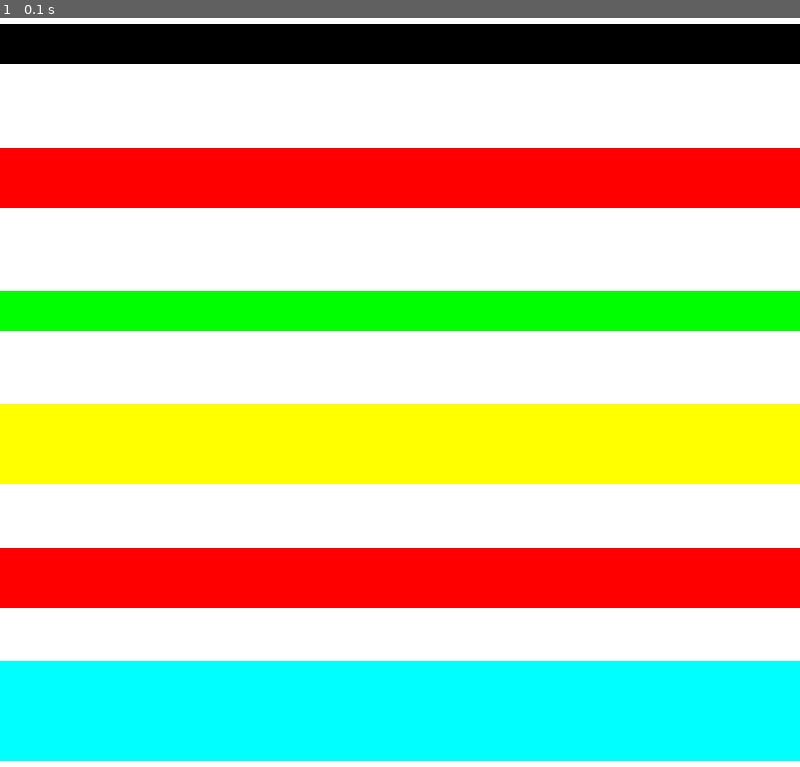
Above: before the commit, frame 1.
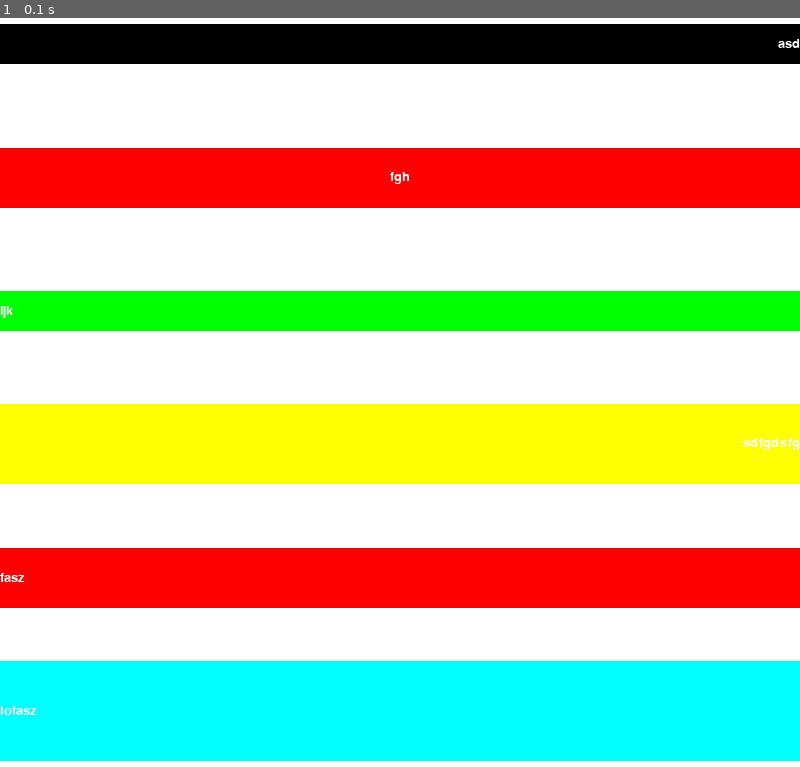
Above: after the commit, the same moment.

Repository: devFlashcap/PyGameGUI
Game: pygame game, started from main.py
Two runs of this game, one before a commit and one after it. Both use one fixed random seed, a clock stepped at 60 frames per second and the inputs below.
Inputs:
- Up to frame 1 (0.1 s): no input

The runs differ from the first frame. In frame 1, 0.2% of the frame differs, in the area x 0-100%, y 2-94%.

Commit message:
Added text to buttons and text alignment option

Diff:
--- a/button.py
+++ b/button.py
@@ -1,14 +1,40 @@
 import pygame
 from control import Control
+from textalign import TextAlign
 
 class Button(Control):
-    def __init__(self, rect, backgroundColor, fontColor, fontSize, hoverBackgroundColor = (0, 0, 0), hoverFontColor = (255, 255, 255)):
+    def __init__(self, text, rect, backgroundColor, fontColor, fontSize, textAlign = TextAlign.Left, hoverBackgroundColor = (0, 0, 0), hoverFontColor = (255, 255, 255)):
         self.rect = rect
         self.backgroundColor = backgroundColor
         self.fontColor = fontColor
         self.fontSize = fontSize
         self.hoverBackgroundColor = hoverBackgroundColor
         self.hoverFontColor = hoverFontColor
+        self.font = pygame.font.Font(None, fontSize)
+        self.textAlign = textAlign
+        self.text = text
+        self.label = None
+        self.labelRect = None
+
+    def calculateTextPosition(self):
+        self.label = self.font.render(self.text, True, self.fontColor)
+        self.labelRect = self.label.get_rect()
+
+        textXPos = self.rect.x
+        textYPos = self.rect.y + self.rect.height / 2 - self.labelRect.height / 2
+
+        match self.textAlign:
+            case TextAlign.Left:
+                pass
+            case TextAlign.Center:
+                textXPos = textXPos + self.rect.width / 2 - self.labelRect.width / 2
+            case TextAlign.Right:
+                textXPos = textXPos + self.rect.width - self.labelRect.width
+
+        return (textXPos, textYPos)
 
     def draw(self, window):
         pygame.draw.rect(window, self.backgroundColor, self.rect)
+
+        textPosition = self.calculateTextPosition()
+        window.blit(self.label, textPosition)
--- a/main.py
+++ b/main.py
@@ -1,5 +1,6 @@
 import pygame
 from button import Button
+from textalign import TextAlign
 from verticallayout import VerticalLayout
 
 pygame.init()
@@ -26,12 +27,12 @@
 
 def draw(window):
     window.fill((255,255,255))
-    button = Button(pygame.Rect(0,0,200,40), (0,0,0), (255,255,255), 20)
-    button2 = Button(pygame.Rect(0,0,200,60), (255,0,0), (255,255,255), 20)
-    button3 = Button(pygame.Rect(0,0,200,40), (0,255,0), (255,255,255), 20)
-    button4 = Button(pygame.Rect(0,0,200,80), (255,255,0), (255,255,255), 20)
-    button5 = Button(pygame.Rect(0,0,200,60), (255,0,0), (255,255,255), 20)
-    button6 = Button(pygame.Rect(0,0,200,100), (0,255,255), (255,255,255), 20)
+    button = Button("asd", pygame.Rect(0,0,200,40), (0,0,0), (255,255,255), 20, TextAlign.Right)
+    button2 = Button("fgh", pygame.Rect(0,0,200,60), (255,0,0), (255,255,255), 20, TextAlign.Center)
+    button3 = Button("ijk", pygame.Rect(0,0,200,40), (0,255,0), (255,255,255), 20)
+    button4 = Button("sdfgdsfg", pygame.Rect(0,0,200,80), (255,255,0), (255,255,255), 20, TextAlign.Right)
+    button5 = Button("fasz", pygame.Rect(0,0,200,60), (255,0,0), (255,255,255), 20)
+    button6 = Button("lofasz", pygame.Rect(0,0,200,100), (0,255,255), (255,255,255), 20)
 
     verticalLayout = VerticalLayout(pygame.Rect(0,0,800,800))
     verticalLayout.addControl(button)
--- /dev/null
+++ b/textalign.py
@@ -0,0 +1,6 @@
+from enum import Enum
+
+class TextAlign(Enum):
+    Left = 1
+    Center = 2
+    Right = 3
